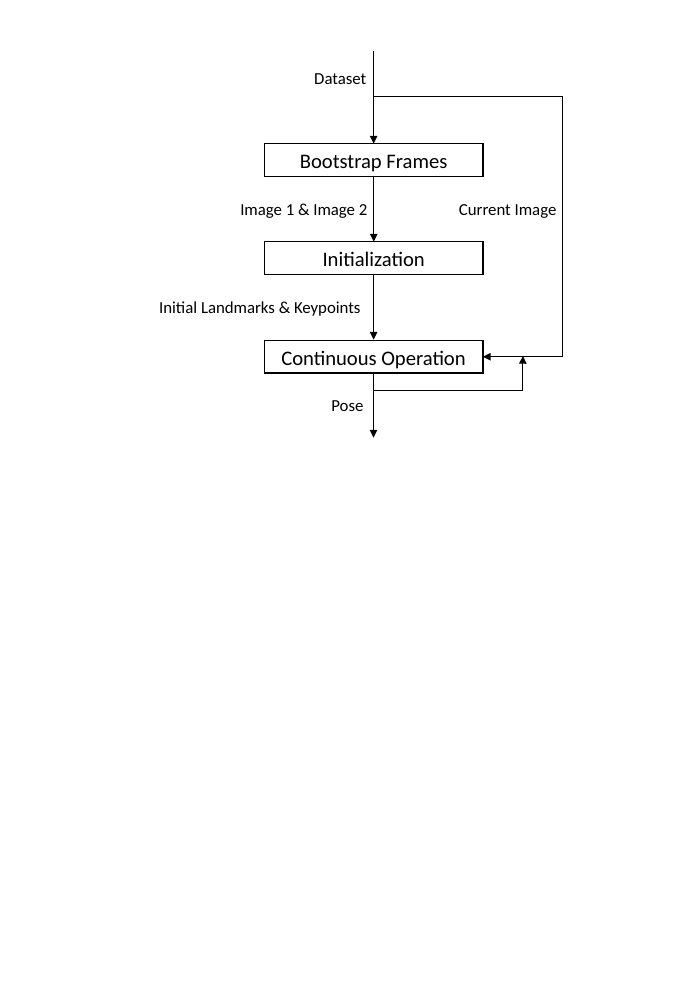
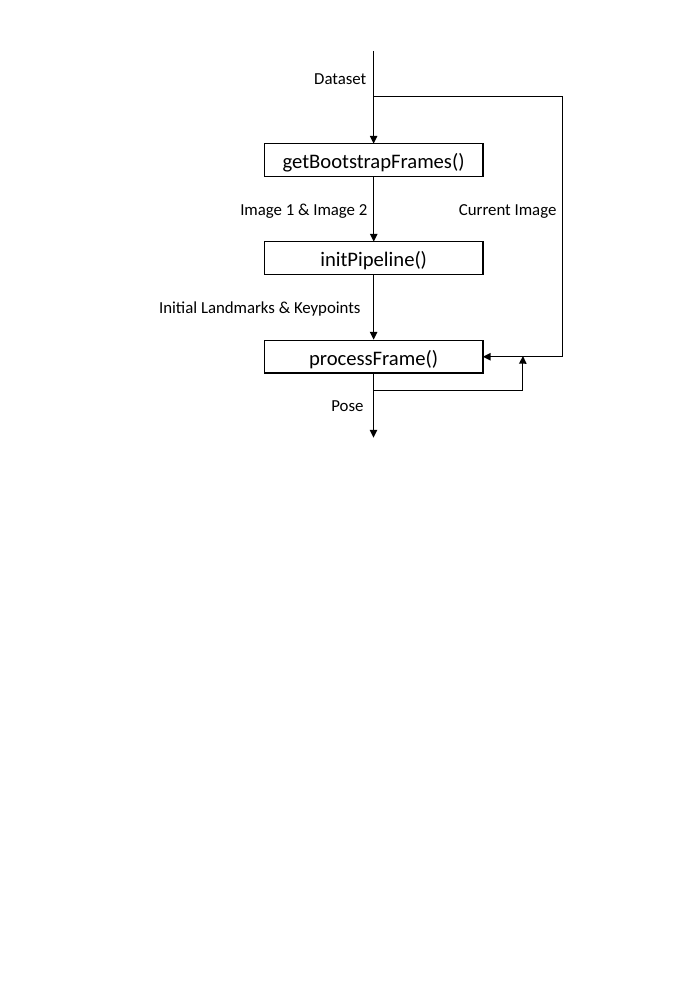
Before and after one commit to mvoellmy/vizbiz, a slide deck: slide 1 of latex/graphics/rough_chart.pptx. Drawn at 698x1008 pixels with LibreOffice and Linux fonts; fonts in the diff are those of the drawing. Boxes give left, top, right and bottom in pixels: in the first picture for what was removed or moved away, otherwise in the second. Text is boxed around its words. In the diff, an @@ line names an element or a change of style, - is before the commit and + after.

```diff
--- a/latex/graphics/rough_chart.pptx
+++ b/latex/graphics/rough_chart.pptx
@@ text in rectangle at (x1=283, y1=153, x2=465, y2=172): text changed @@
-Bootstrap Frames
+getBootstrapFrames()
@@ text in rectangle at (x1=320, y1=251, x2=427, y2=270): text changed @@
-Initialization
+initPipeline()
@@ text in rectangle at (x1=309, y1=350, x2=438, y2=369): text changed @@
-Continuous Operation
+processFrame()
```
Also in this commit, not shown: 1 other file.
